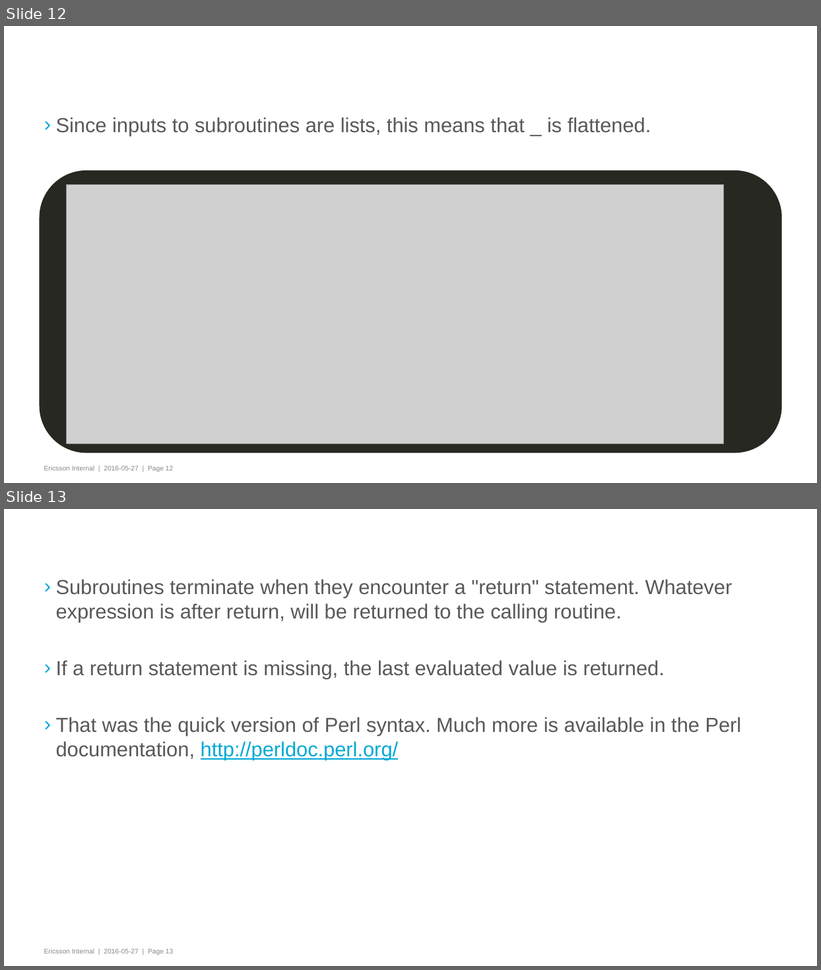
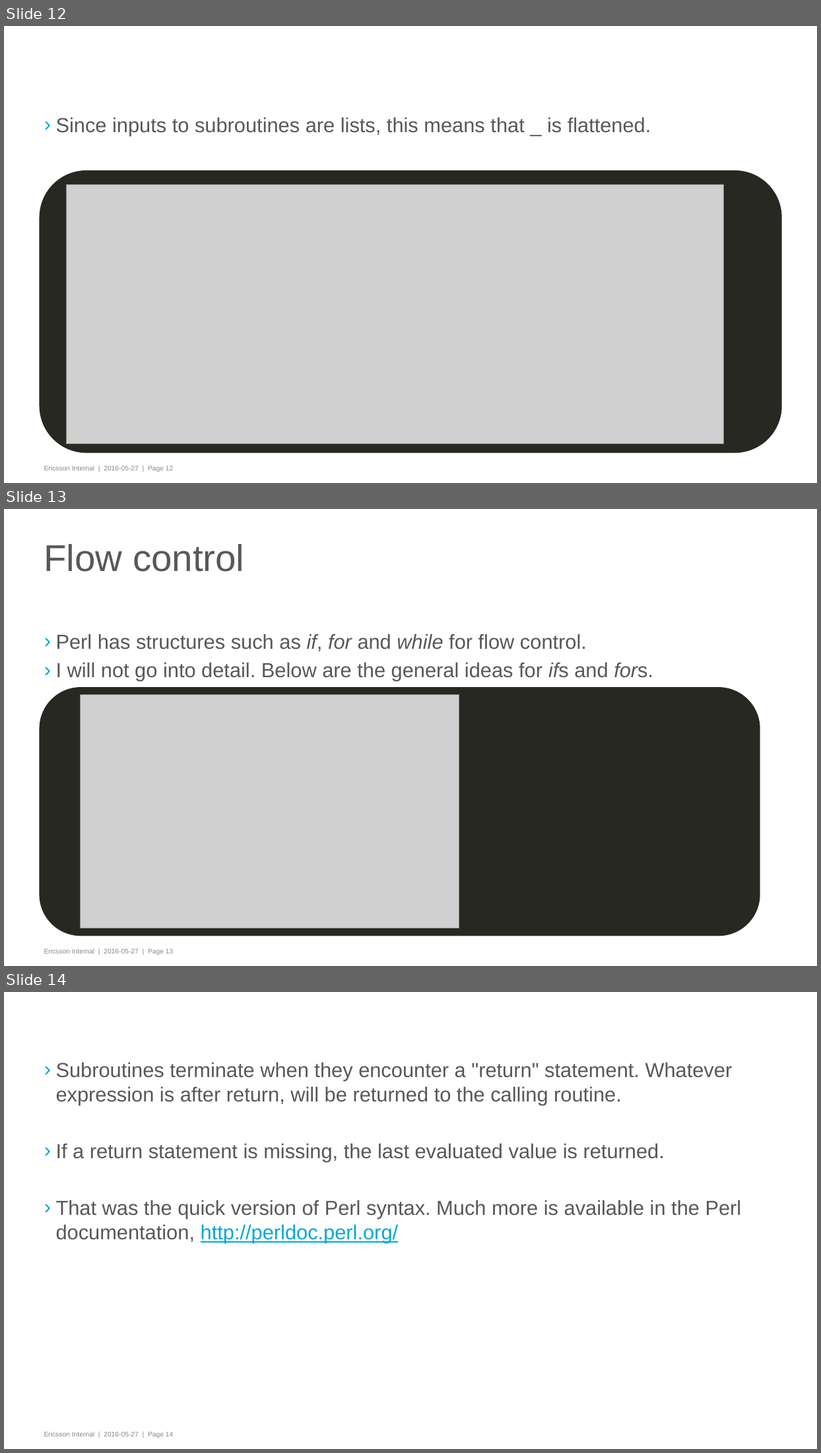
Before and after one commit to gwaerondor/basic_perl, a slide deck: superbasicperl.pptx. Shown one above the other, each under a label of ours: slides 12 and 13 before the commit, slides 12, 13 and 14 after it. The pictures are 821x970 and 821x1453 pixels, drawn with LibreOffice and Linux fonts; fonts in the diff are those of the drawing; grey boxes stand for pictures; background and template pictures are left out. Boxes give left, top, right and bottom in pixels: in the first picture for what was removed or moved away, otherwise in the second. Text is boxed around its words. In the diff, an @@ line names an element or a change of style, - is before the commit and + after.

Commit message:
Modifies some of the exampels that were incorrect. Adds some clarifications to the presentation. Adds a chapter for flow control. Adds a new example script.

```diff
--- a/superbasicperl.pptx
+++ b/superbasicperl.pptx
@@ slide 13 added at [4,509,817,966], background #FFFFFF; not listed: 1 template element that a slide beside it also shows @@
@@ title added at [44,544,244,572], 44 pt, text #58585A @@
+Flow control
@@ text added at [56,634,653,681], 24 pt, text #58585A @@
+› Perl has structures such as if, for and while for flow control.
+› I will not go into detail. Below are the general ideas for ifs and fors.
@@ rounded rectangle added at [40,687,760,936], fill #272822 @@
@@ picture added at [81,695,459,929] @@
@@ what was slide 13 is now slide 14 @@
```
Also in this commit, not shown: 3 slides changed, 6 other files.
